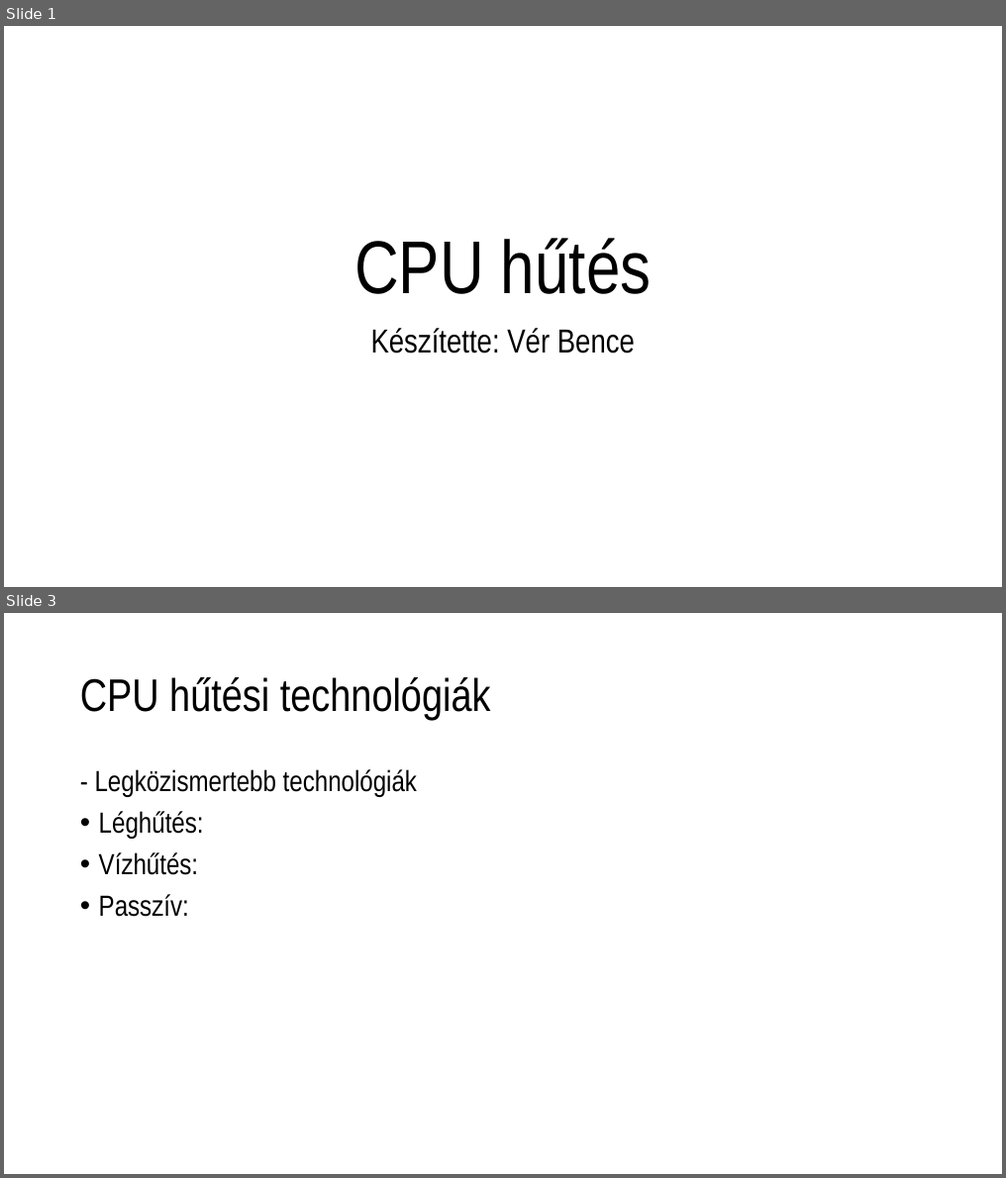
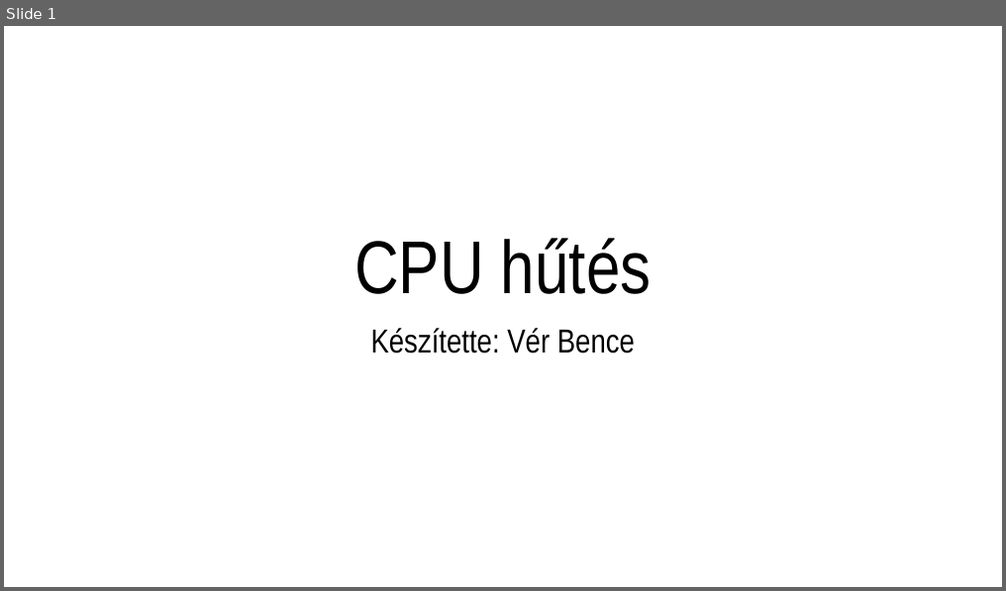
Before and after one commit to verbence/ppt-2022, a slide deck: cpuhutes.pptx. Shown one above the other, each under a label of ours: slides 1 and 3 before the commit, slide 1 after it; the slides between them are not shown. The pictures are 1006x1178 and 1006x591 pixels, drawn with LibreOffice and Linux fonts; fonts in the diff are those of the drawing. Boxes give left, top, right and bottom in pixels: in the first picture for what was removed or moved away, otherwise in the second. Text is boxed around its words. In the diff, an @@ line names an element or a change of style, - is before the commit and + after.

```diff
--- a/cpuhutes.pptx
+++ b/cpuhutes.pptx
@@ slide 3 removed at (4,613,1002,1174), background #FFFFFF @@
@@ title removed at (80,677,491,720) @@
-CPU hűtési technológiák
@@ text removed at (95,769,417,917) @@
-- Legközismertebb technológiák
-• Léghűtés:
-• Vízhűtés:
-• Passzív:
```
Also in this commit, not shown: 2 slides changed, 2 slides added, 1 other slide removed.
